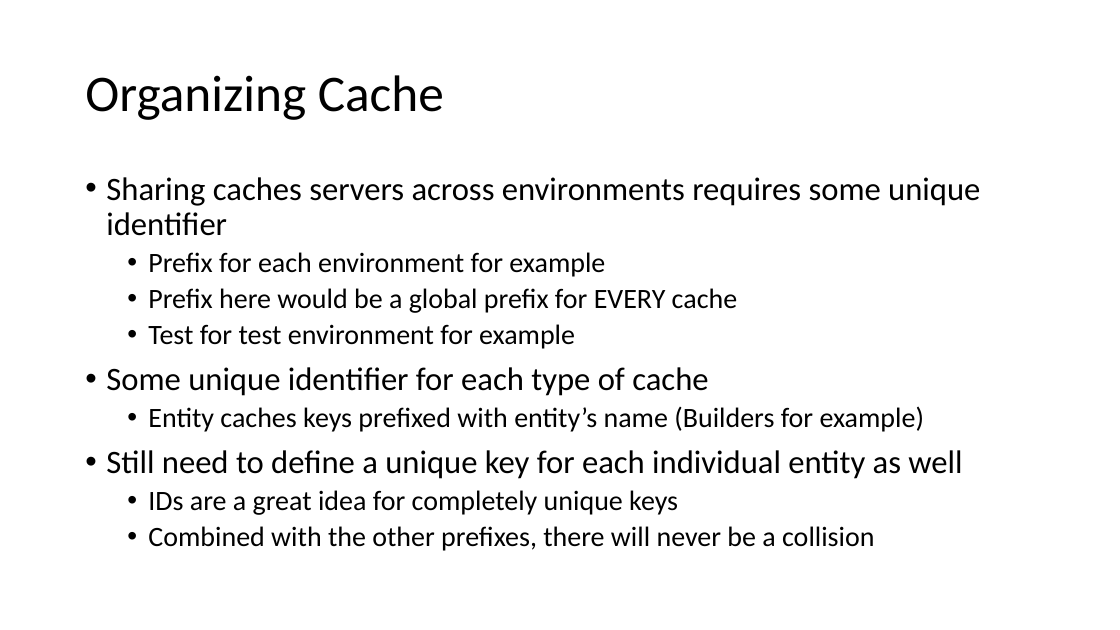
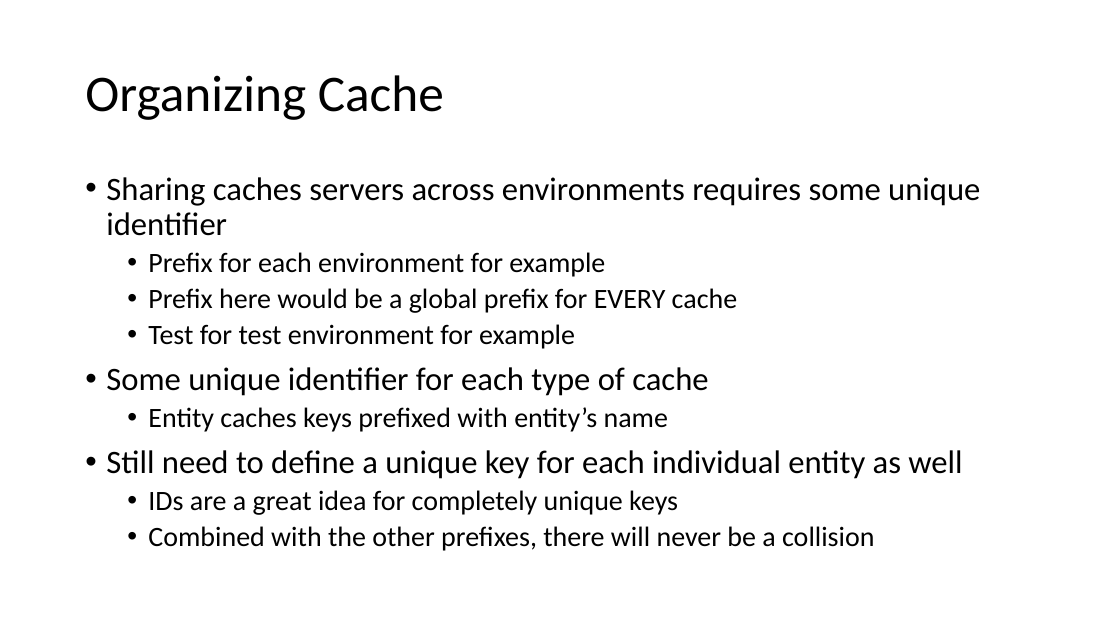
Before and after one commit to knodel12/Slides, a slide deck: slide 4 of 2019_07_24_UserGroup/Advanced troubleshooting and performance tuning in NET.pptx. Drawn at 1120x630 pixels with LibreOffice and Linux fonts; fonts in the diff are those of the drawing. Boxes give left, top, right and bottom in pixels: in the first picture for what was removed or moved away, otherwise in the second. Text is boxed around its words. In the diff, an @@ line names an element or a change of style, - is before the commit and + after.

```diff
--- a/2019_07_24_UserGroup/Advanced troubleshooting and performance tuning in NET.pptx
+++ b/2019_07_24_UserGroup/Advanced troubleshooting and performance tuning in NET.pptx
@@ text at [148, 407, 668, 432]: text changed @@
-  • Entity caches keys prefixed with entity’s name (Builders for example)
+  • Entity caches keys prefixed with entity’s name
```
